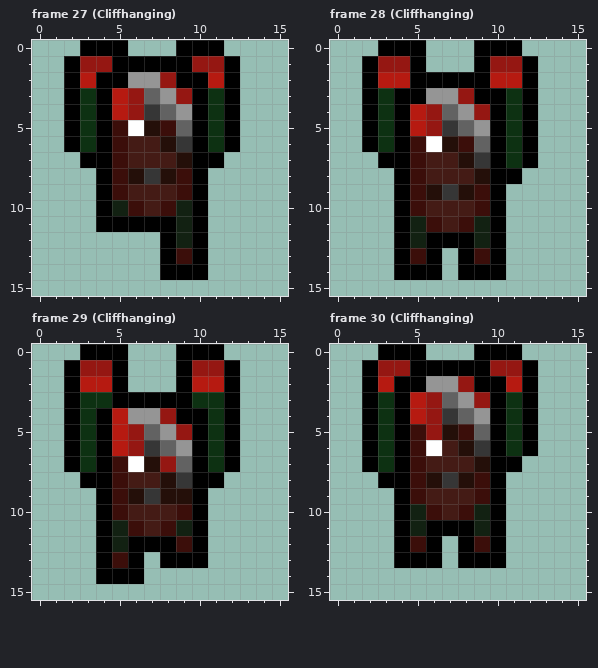
One commit to this pixel-art file: asesprite/klas.aseprite. Above, as it was before the edit.
16x16 pixels, 36 frames. Shown: frame 27 (Cliffhanging), frame 28 (Cliffhanging), frame 29 (Cliffhanging), frame 30 (Cliffhanging). The commit also changed other frames, which this record leaves out.
Once edited:
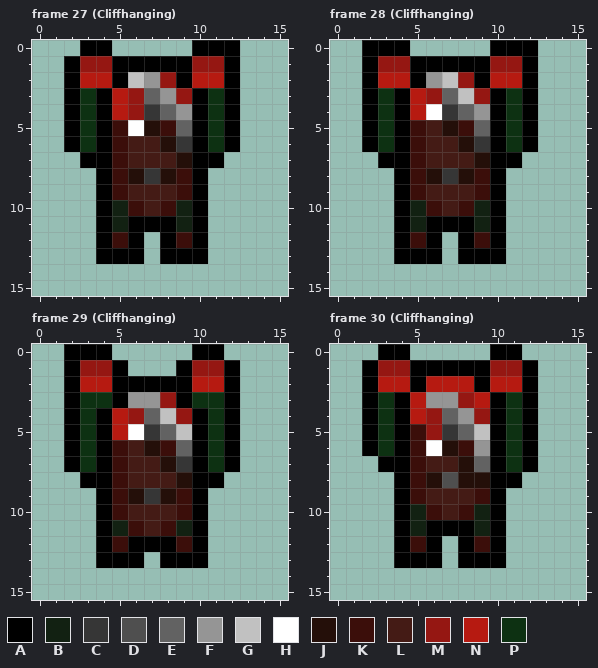
Palette (. is transparent): A #000000  B #122112  C #363636  D #4f4f4f  E #626262  F #959595  G #c1c1c1  H #ffffff  J #240f09  K #3b0e0a  L #441b15  M #951712  N #b61a11  P #0d3112
Edits made:
Changed rows in their new state; - is an unchanged pixel.
Frame 27 (Cliffhanging):
first column x 4:
 0 -.---.--A
 2 N-G---N--
first column x 4:
11 -B-----
12 AKA--K-
13 AAA--A-
14 ----...
Frame 28 (Cliffhanging):
first column x 2:
 0 A--.---.--A
 1 ----AAA----
 2 ----FGM----
 3 ---NMEGM---
 4 ----HCEF---
 5 ---KLJKE---
 6 ----LLJC---
 7 ------LJ-A.
 8 ----JCJK-.-
 9 ----LLL----
10 ---BK-KB---
11 ----AAA----
12 ---K-.-K---
13 ---A---A---
14 --...-...--
Frame 29 (Cliffhanging):
first column x 2:
 0 A--.---.
 2 ----AAA-
 3 ----FFM-
 4 ----MEGM
 5 ----HCEG
 6 ---KLJKE
 7 ----LLJC
 8 ------LJ
 9 -------K
12 ---K----
13 ---A----
14 --...---
Frame 30 (Cliffhanging):
first column x 2:
 0 ---.---.---
 2 --N-NNN-N--
 3 ----FFMN---
 4 -----EFM---
 5 -----CEG---
 6 -----JKF---
 7 .A----JE-PA
 8 -.---D-J-A-
Pixel boxes of the changes (left, top, right, bottom) in both pictures:
changed: (96, 40, 240, 88)
changed: (96, 216, 208, 280)
changed: (362, 40, 538, 280)
changed: (64, 344, 192, 584)
changed: (362, 344, 538, 488)
